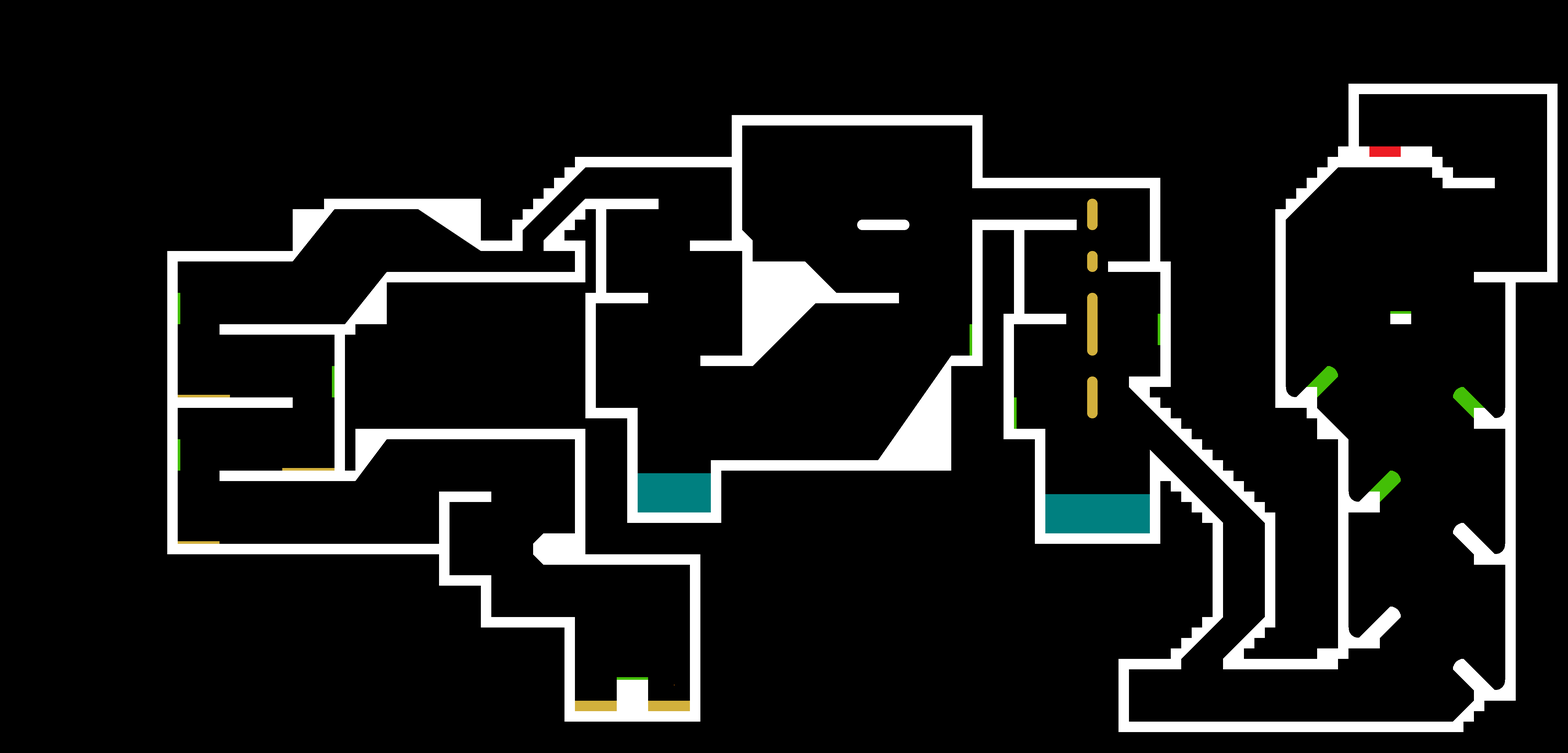
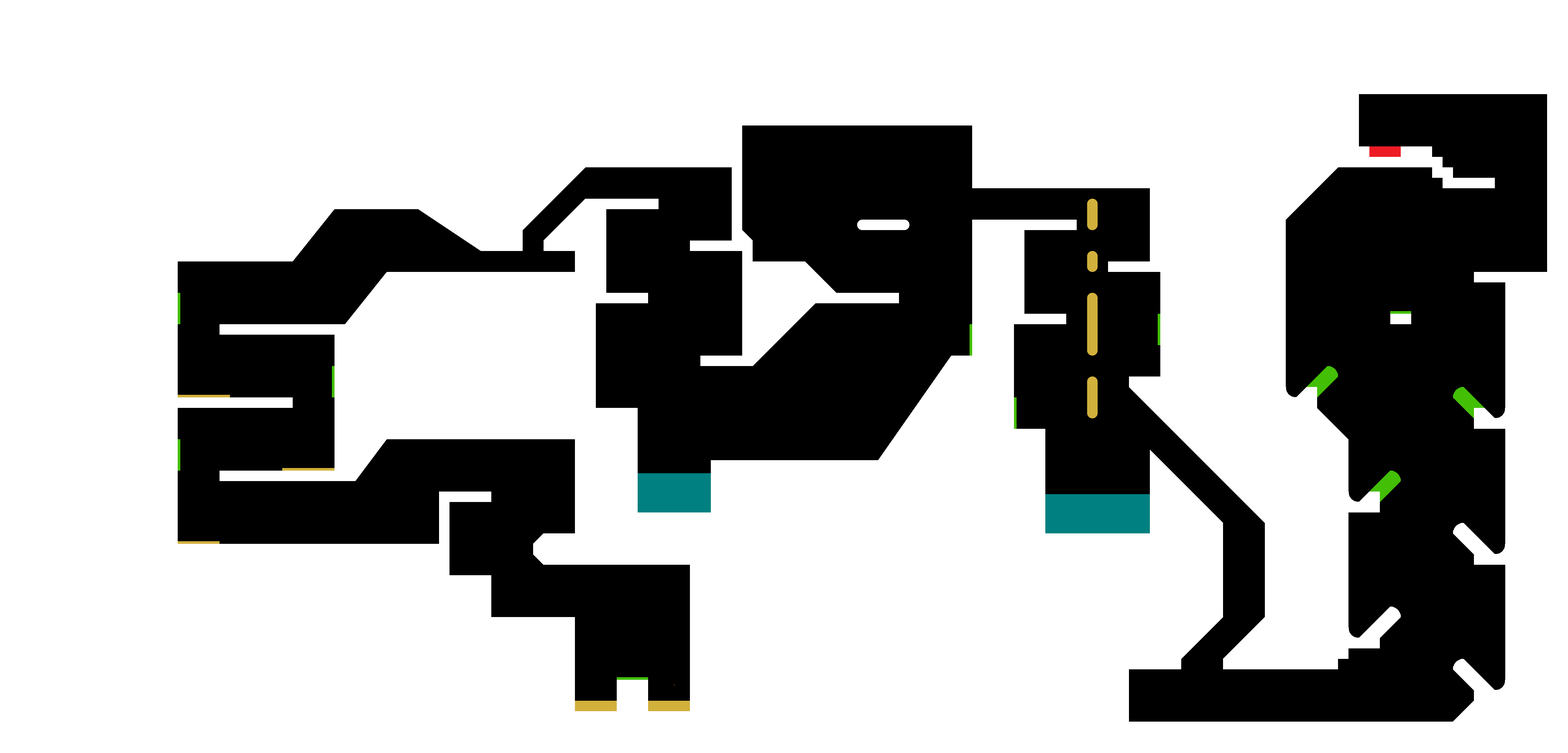
Layered file, before and after one edit (1568 × 753). Changes by layer:
added layer "Layer" above "Detail" over left=0, top=0, right=1568, bottom=753
